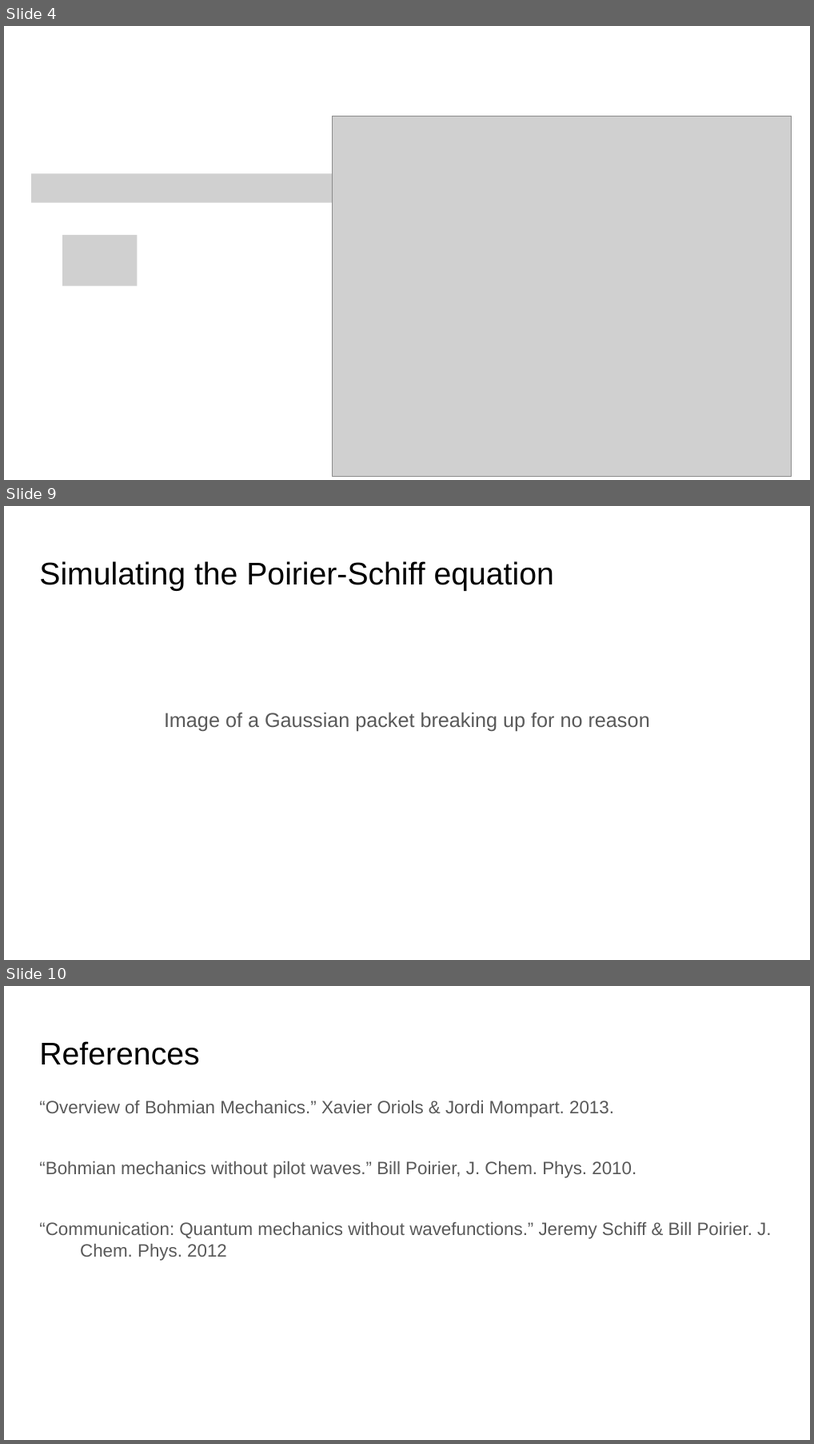
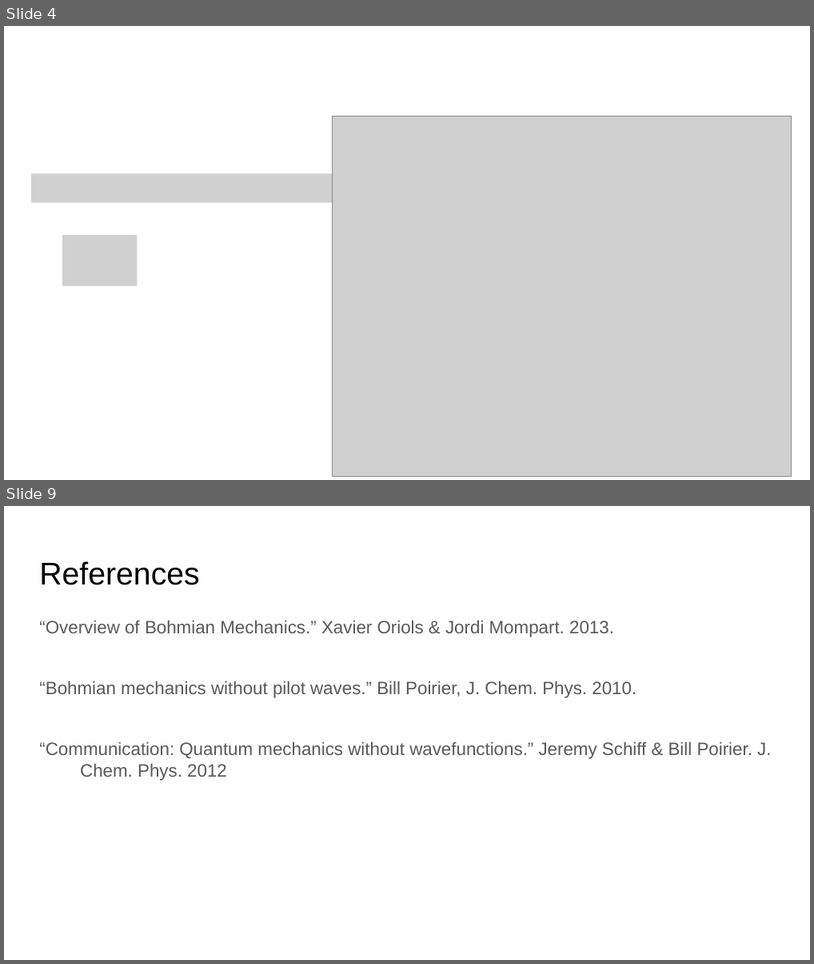
Before and after one commit to Totom3/bohmian-mechanics, a slide deck: presentation/Presentation.pptx. Shown one above the other, each under a label of ours: slides 4, 9 and 10 before the commit, slides 4 and 9 after it; the slides between them are not shown. The pictures are 814x1444 and 814x964 pixels, drawn with LibreOffice and Linux fonts; fonts in the diff are those of the drawing; grey boxes stand for pictures. Boxes give left, top, right and bottom in pixels: in the first picture for what was removed or moved away, otherwise in the second. Text is boxed around its words. In the diff, an @@ line names an element or a change of style, - is before the commit and + after.

```diff
--- a/presentation/Presentation.pptx
+++ b/presentation/Presentation.pptx
@@ slide 9 removed at (4, 506, 810, 960), background #FFFFFF @@
@@ title removed at (39, 561, 554, 591) @@
-Simulating the Poirier-Schiff equation
@@ text removed at (164, 712, 650, 731) @@
-Image of a Gaussian packet breaking up for no reason
@@ what was slide 10 is now slide 9 @@
```
Also in this commit, not shown: 5 slides changed, 5 other files.
